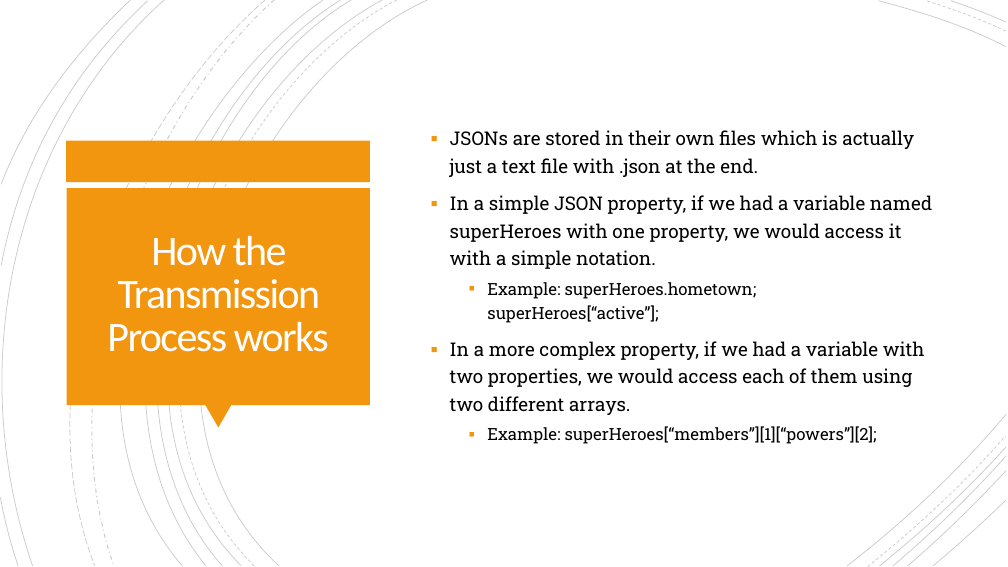
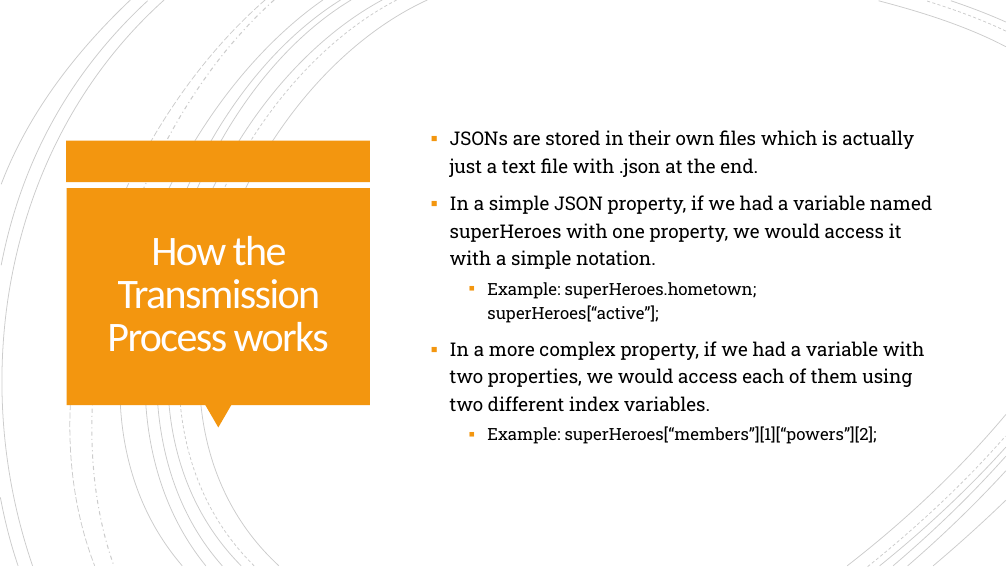
Before and after one commit to AndrewJHalisky/WDD230, a slide deck: slide 7 of JSON Files.pptx. Drawn at 1008x567 pixels with LibreOffice and Linux fonts; fonts in the diff are those of the drawing. Boxes give left, top, right and bottom in pixels: in the first picture for what was removed or moved away, otherwise in the second. Text is boxed around its words. In the diff, an @@ line names an element or a change of style, - is before the commit and + after.

```diff
--- a/JSON Files.pptx
+++ b/JSON Files.pptx
@@ text at [450,341,925,411]: text changed @@
-▪ In a more complex property, if we had a variable with two properties, we would access each of them using two different arrays.
+▪ In a more complex property, if we had a variable with two properties, we would access each of them using two different index variables.
```
Also in this commit, not shown: 1 other slide changed, 8 other files.
